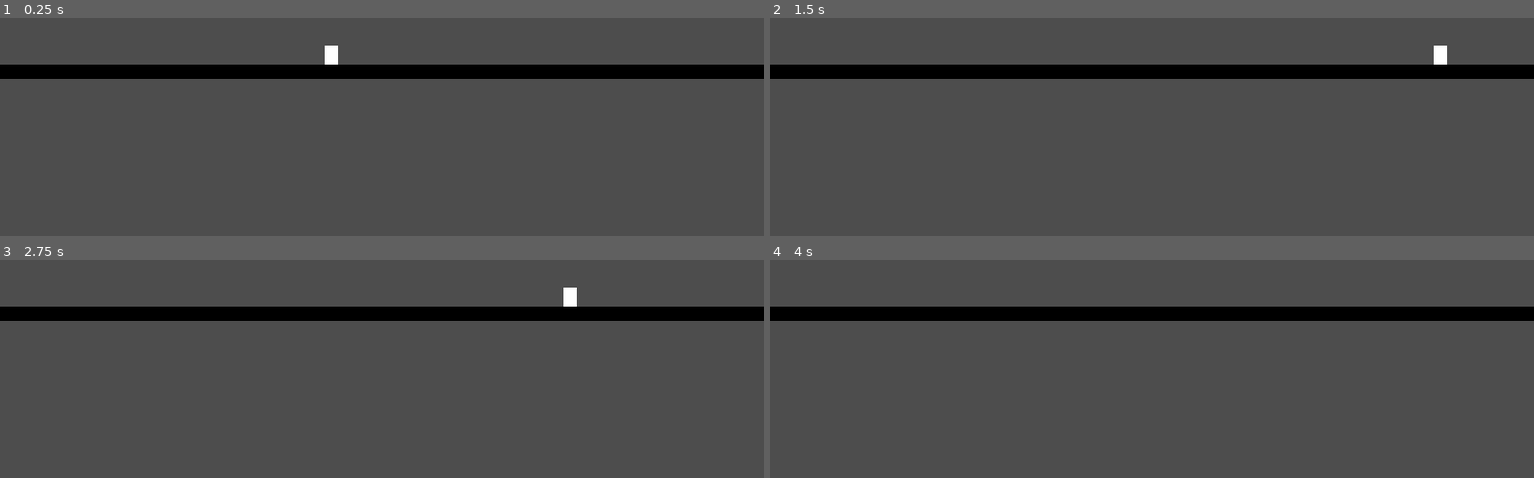
Above: before the commit, frames 1-4 (two rows, left to right).
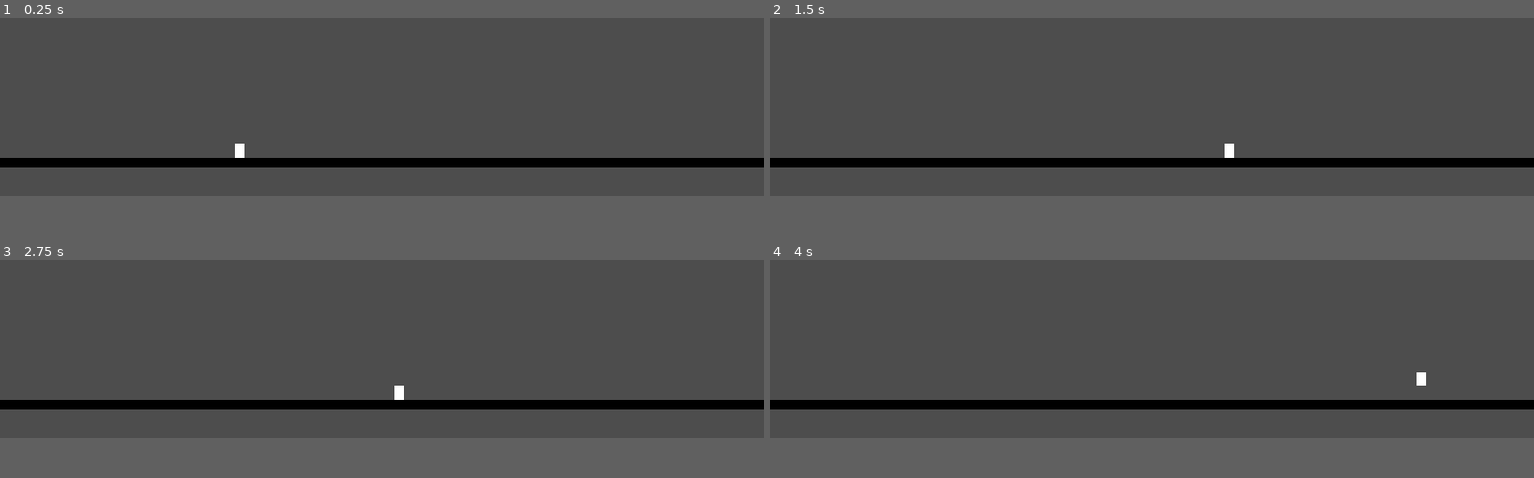
Above: after the commit, the same moments.

Repository: johandelin-elev/Cloaks-Adventures
Game: Godot game, scene res://Assets/Scenes/level.tscn
The game is run twice, just before and just after one commit, with the same random seed, the same clock (stepped at 60 frames per second) and the same inputs.
Inputs:
- Up to frame 1 (0.25 s): no input
- Up to frame 2 (1.5 s): tap Enter (ui_accept) at 0.5, 0.77 s; hold Right (ui_right) from 0.53 s (still down); tap C (dash) at 0.6, 1.35 s
- Up to frame 3 (2.75 s): tap Enter (ui_accept) at 1.52 s; release Right (ui_right) at 2.03 s; hold Left (ui_left) from 2.03 s (still down); tap C (dash) at 2.1 s
- Up to frame 4 (4 s): release Left (ui_left) at 2.78 s; hold Right (ui_right) from 2.78 s (still down); tap C (dash) at 2.85, 3.6 s; tap Enter (ui_accept) at 3.02, 3.77 s
In our replay, the window is 800x450 before the commit and 800x408 after it. These sizes can differ from the game's own. Grey fills any space a smaller window leaves; there, only what the larger window draws over its background counts as a difference.

The runs differ from the first frame. In frame 1, 11% of the frame differs, in the area x 0-100%, y 12-69%; in frame 2, 11%; in frame 3, 11%; in frame 4, 11%.

Commit message:
Organized

Diff:
--- a/Assets/Scenes/level.tscn
+++ b/Assets/Scenes/level.tscn
@@ -18,7 +18,7 @@
 format = 2
 
 [node name="Ground" type="StaticBody2D" parent="." unique_id=1902016173]
-position = Vector2(500, 400)
+position = Vector2(795, 740)
 
 [node name="Ground" type="CollisionShape2D" parent="Ground" unique_id=19385668]
 shape = SubResource("RectangleShape2D_5jpri")
@@ -29,7 +29,7 @@
 uv = PackedVector2Array(-10.666992, 86)
 
 [node name="Player" type="CharacterBody2D" parent="." unique_id=1749844903]
-position = Vector2(500, 360)
+position = Vector2(500, 700)
 script = ExtResource("1_ctymt")
 
 [node name="Player_collision" type="CollisionShape2D" parent="Player" unique_id=1553803230]
--- a/Assets/Scenes/player.gd
+++ b/Assets/Scenes/player.gd
@@ -1,24 +1,31 @@
 extends CharacterBody2D
 
 #Jump
-const SPEED = 300.0
-const JUMP_VELOCITY = -600.0
+const JUMP_VELOCITY = -600
+const SPEED = 300
 var can_Jump = true
 
 #Dash
-const DASH_VELOCITY = 1400
+const DASH_VELOCITY = 1200
+var is_Dashing = false
 var can_Dash = true
-var is_Dashing = false
 var dash_Time = 0.15
 var dash_Timer = 0.0
 
+#PHYSICS
+func _physics_process(delta: float) -> void:
+	gravity_handler(delta)
+	jump_handler()
+	movement_and_dash_handler(delta)
+	move_and_slide()
 
-func _physics_process(delta: float) -> void:
-	# Add the gravity.
+#Gravity
+func gravity_handler(delta: float) -> void:
 	if not is_on_floor() and not is_Dashing:
 		velocity += get_gravity() * delta
 
-	# Handle jump.
+#Handle Jump
+func jump_handler() -> void:
 	while Input.is_action_just_pressed("ui_accept") and can_Jump and is_on_floor():
 		can_Jump = false
 		velocity.y = JUMP_VELOCITY
@@ -28,19 +35,18 @@
 			velocity.y = 0
 			can_Jump = true
 
-
-	# Get the input direction and handle the movement/deceleration.
-	# As good practice, you should replace UI actions with custom gameplay actions.
+#Handle Dash
+func movement_and_dash_handler(delta: float) -> void:
 	var movement_horizontal_direction := Input.get_axis("ui_left","ui_right")
 	var movement_vertical_direction := Input.get_axis("ui_up","ui_down")
-
-	if is_on_floor():
-		can_Dash = true
 
 	if Input.is_action_just_pressed("dash") and can_Dash:
 		can_Dash = false
 		is_Dashing = true
 		dash_Timer = dash_Time
+
+	if is_on_floor():
+		can_Dash = true
 
 	if is_Dashing:
 		if movement_horizontal_direction:
@@ -62,5 +68,3 @@
 		velocity.x = movement_horizontal_direction * SPEED
 	else:
 		velocity.x = move_toward(velocity.x, 0, SPEED)
-
-	move_and_slide()
--- a/project.godot
+++ b/project.godot
@@ -17,6 +17,8 @@
 
 [display]
 
+window/size/viewport_width=1590
+window/size/viewport_height=810
 window/stretch/mode="canvas_items"
 window/stretch/aspect="expand"
 
